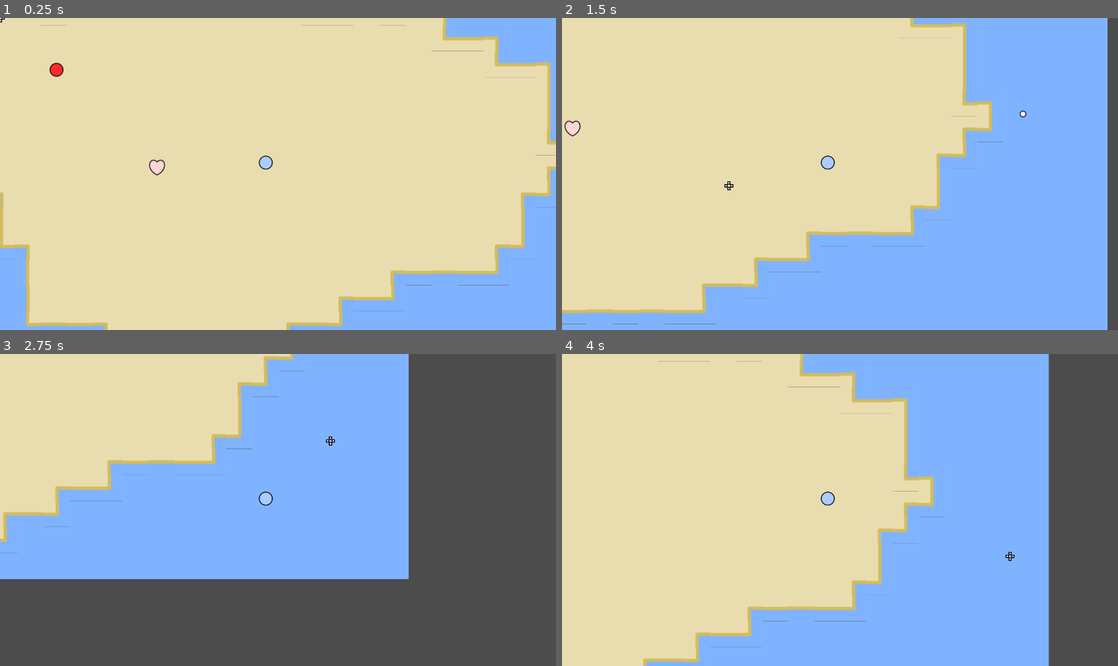
Above: before the commit, frames 1-4 (two rows, left to right).
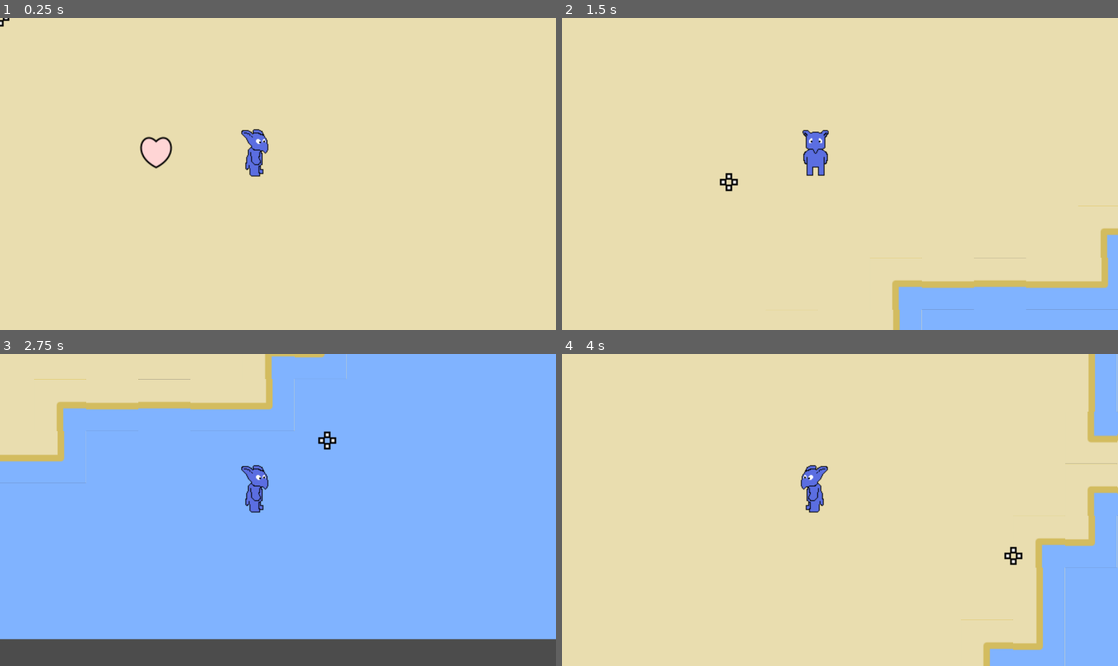
Above: after the commit, the same moments.

Repository: tangentstorm/silly-game
Game: Godot game, scene res://MainScene.tscn
Same seed, same stepped clock (60 frames per second), same inputs: the game is played once before the commit and once after it.
Inputs (mouse positions are in pixels of both pictures, inside the frame that each line leads up to):
- Up to frame 1 (0.25 s): no input
- Up to frame 2 (1.5 s): tap Enter at 0.5 s; move the mouse to (962, 158) at 0.52 s; hold D 0.53-1.28 s; click (962, 158) at 0.67 s; move the mouse to (728, 189) at 1.27 s; hold S from 1.28 s (still down)
- Up to frame 3 (2.75 s): move the mouse to (333, 441) at 2.02 s; release S at 2.03 s; hold D from 2.03 s (still down)
- Up to frame 4 (4 s): move the mouse to (812, 572) at 2.77 s; release D at 2.78 s; hold W 2.78-3.53 s; click (812, 572) at 2.92 s; move the mouse to (1006, 556) at 3.52 s; hold A from 3.53 s (still down)

The runs differ from the first frame. In frame 1, 15% of the frame differs, in the area x 0-100%, y 0-100%; in frame 2, 39%; in frame 3, 49%, in the area x 0-100%, y 0-92%; in frame 4, 48%.

Commit message:
replace player with little blue aardvark

Diff:
--- a/MainScene.tscn
+++ b/MainScene.tscn
@@ -1,10 +1,11 @@
-[gd_scene load_steps=6 format=2]
+[gd_scene load_steps=7 format=2]
 
 [ext_resource path="res://world.tres" type="TileSet" id=1]
 [ext_resource path="res://assets/sprites.svg" type="Texture" id=2]
 [ext_resource path="res://bullet.gd" type="Script" id=3]
-[ext_resource path="res://hero.gd" type="Script" id=4]
-[ext_resource path="res://aim.gd" type="Script" id=5]
+[ext_resource path="res://assets/aardvark.png" type="Texture" id=4]
+[ext_resource path="res://hero.gd" type="Script" id=5]
+[ext_resource path="res://aim.gd" type="Script" id=6]
 
 [node name="root" type="Node2D"]
 
@@ -18,7 +19,6 @@
 [node name="badguy" type="Sprite" parent="."]
 position = Vector2( 336, 90 )
 texture = ExtResource( 2 )
-offset = Vector2( 0, -12 )
 vframes = 10
 hframes = 10
 frame = 2
@@ -426,15 +426,15 @@
 script = ExtResource( 3 )
 
 [node name="hero" type="Sprite" parent="."]
-position = Vector2( 850.093, 306.48 )
-texture = ExtResource( 2 )
-vframes = 10
-hframes = 10
-script = ExtResource( 4 )
+position = Vector2( 702.744, 316.955 )
+texture = ExtResource( 4 )
+hframes = 4
+script = ExtResource( 5 )
 
 [node name="Camera2D" type="Camera2D" parent="hero"]
 position = Vector2( 30, 28 )
 current = true
+zoom = Vector2( 0.5, 0.5 )
 
 [node name="aim" type="Sprite" parent="."]
 position = Vector2( 38.889, 1079.05 )
--- a/hero.gd
+++ b/hero.gd
@@ -5,7 +5,7 @@
 var bulletRound = 1
 var bullets
 const bulletSpeed = 16
-const ammoDelay = 0.08
+const ammoDelay = 0.2
 var ammoDelta = ammoDelay
 
 # Called when the node enters the scene tree for the first time.
@@ -15,10 +15,18 @@
 
 # Called every frame. 'delta' is the elapsed time since the previous frame.
 func _process(delta):
-	if Input.is_key_pressed(KEY_D): position.x += speed
-	if Input.is_key_pressed(KEY_A): position.x -= speed
-	if Input.is_key_pressed(KEY_W): position.y -= speed
-	if Input.is_key_pressed(KEY_S): position.y += speed
+	if Input.is_key_pressed(KEY_D):
+		frame = 0
+		position.x += speed
+	if Input.is_key_pressed(KEY_A):
+		frame = 2
+		position.x -= speed
+	if Input.is_key_pressed(KEY_W):
+		frame = 3
+		position.y -= speed
+	if Input.is_key_pressed(KEY_S):
+		frame = 1
+		position.y += speed
 
 	ammoDelta += delta
 	if ammoDelta > ammoDelay and Input.is_mouse_button_pressed(1):
Not shown: 1 places in MainScene.tscn that only renumber resources
Binary file added: assets/aardvark.aseprite
Binary file added: assets/aardvark.png
Not shown, added: assets/aardvark.png.import
